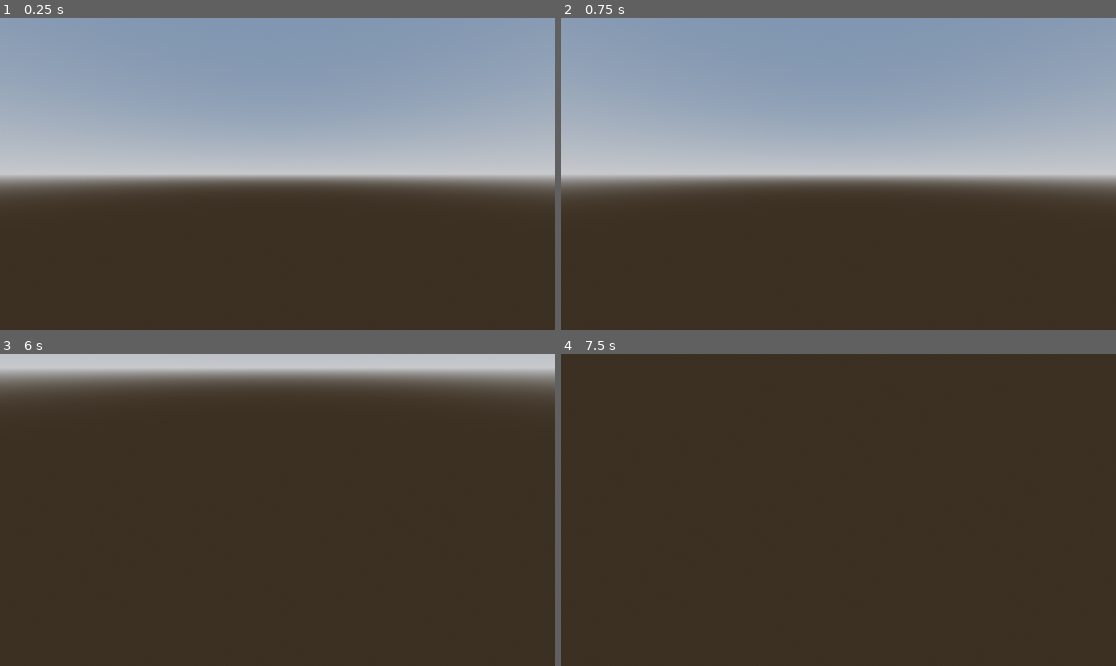
Above: before the commit, frames 1-4 (two rows, left to right).
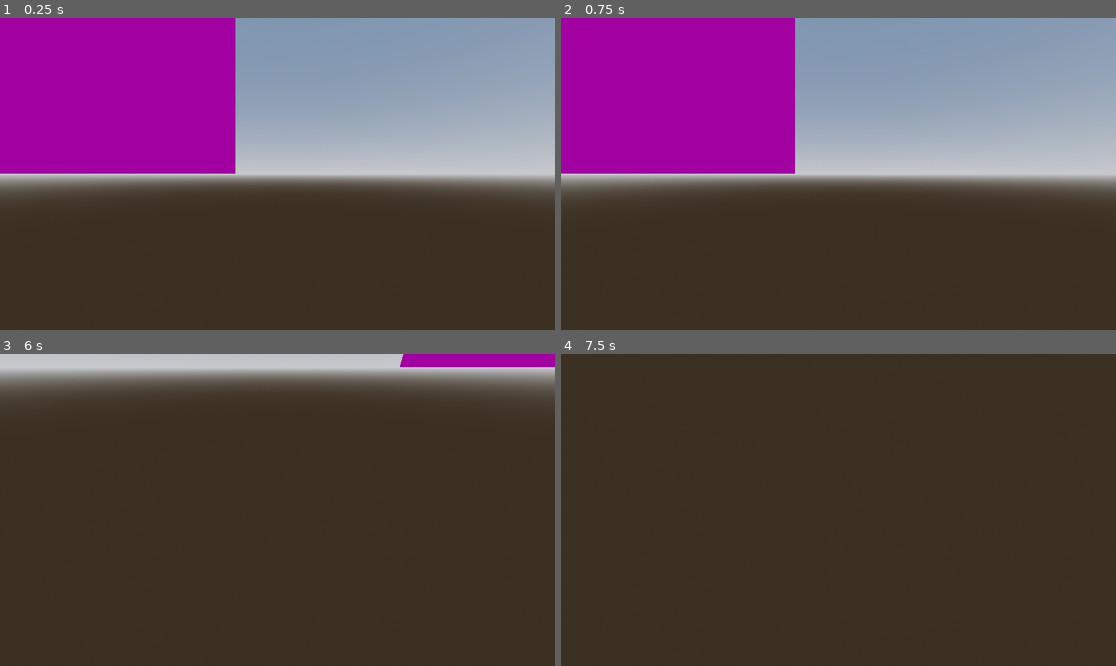
Above: after the commit, the same moments.

Repository: samhunt404/ray-marching
Game: Godot game, scene res://main.tscn
The game is run twice, just before and just after one commit, with the same random seed, the same clock (stepped at 60 frames per second) and the same inputs. The project has no main scene, so this scene is started directly.
Inputs (mouse positions are in pixels of both pictures, inside the frame that each line leads up to):
- Up to frame 1 (0.25 s): no input
- Up to frame 2 (0.75 s): tap Enter at 0.5 s; move the mouse to (960, 158) at 0.52 s; hold D (right) from 0.53 s (still down); hold Right mouse button (Hold_Control) from 0.53 s (still down)
- Up to frame 3 (6 s): tap Space at 1.25, 2.75, 4.25 s; move the mouse to (249, 510) at 1.27 s; release D (right) at 1.28 s; release Right mouse button (Hold_Control) at 1.28 s; hold W (forward) 1.28-2.03 s; right-click (249, 510) at 1.35 s; tap Enter at 2, 3.5 s; move the mouse to (333, 441) at 2.02 s; hold D (right) 2.03-2.78 s; hold Right mouse button (Hold_Control) 2.03-2.78 s; move the mouse to (271, 516) at 2.77 s; hold W (forward) 2.78-3.53 s; right-click (271, 516) at 2.85 s; move the mouse to (444, 556) at 3.52 s; hold A (left) 3.53-4.28 s; hold Right mouse button (Hold_Control) 3.53-4.28 s; move the mouse to (233, 506) at 4.27 s; hold W (forward) 4.28-5.03 s; right-click (233, 506) at 4.35 s; move the mouse to (305, 510) at 5.02 s; hold S (backward) 5.03-5.78 s; hold Right mouse button (Hold_Control) 5.03-5.78 s; move the mouse to (255, 503) at 5.77 s; hold D (right) from 5.78 s (still down); right-click (255, 503) at 5.85 s
- Up to frame 4 (7.5 s): move the mouse to (960, 494) at 6.52 s; release D (right) at 6.53 s; hold Right mouse button (Hold_Control) 6.53-7.28 s; hold W (forward) from 6.53 s (still down); move the mouse to (810, 510) at 7.27 s; right-click (810, 510) at 7.35 s

The runs differ from the first frame. In frame 1, 21% of the frame differs, in the area x 0-43%, y 0-50%; in frame 2, 21%; in frame 3, 1.2%; in frame 4, nothing differs.

Commit message:
Added 3d scalar field compatibility from 3d texture

Diff:
--- a/CameraControl.gd
+++ b/CameraControl.gd
@@ -3,6 +3,7 @@
 var controlToggle := false
 @export var sensitivity := 0.5
 @export var speed := 20.0
+
 
 func _process(delta):
 	var x := float(Input.is_action_pressed("right")) - float(Input.is_action_pressed("left"))
--- a/RayMarch.gdshader
+++ b/RayMarch.gdshader
@@ -1,10 +1,12 @@
 shader_type spatial;
+render_mode unshaded;
 
-
-uniform int stepCount = 1;
+uniform int stepCount = 100;
+uniform float tolerance = 0.001;
 uniform sampler2D debugRainbow;
 uniform sampler2D depth_texture : hint_depth_texture;
 uniform sampler2D scene_texture : hint_screen_texture;
+uniform sampler3D SceneScalarField;
 
 varying bool shown;
 varying vec3 currPos;
@@ -28,10 +30,20 @@
 	float sphereDis = sdfSphere(p,vec3(0.0,1.0,0.0),0.25);
 	float squareDis = sdfCube(p,vec3(0.0,-1.0,0.0),0.5);
 	float torusDis = sdTorus(p,vec2(0.5,0.1));
-	return min(sphereDis,min(squareDis,torusDis));
+	//this small constant is just 1/256, slightly easier to multiply vectors than devide
+	//normalzes position to uv
+	vec3 adjPos = p * 0.00390625;
+	//clipping value, 0 if outside boudns, 1 if in. prevents scene from tiling infinitely
+	float clip = float(max(max(adjPos.x,adjPos.y),adjPos.z) < 1.0 && min(min(adjPos.x,adjPos.y),adjPos.z) > 0.0);
+	float raw = texture(SceneScalarField,p * 0.00390625).x;
+	float signed = (raw - 0.5) * clip;
+	//I imagine you can scale this signed value and it just scales the litteral size of the scene, though I don't know that to be true
+
+	return signed;
+	//return min(min(sphereDis,torusDis),squareDis);
 }
 void vertex() {
-	POSITION = vec4(VERTEX,0.0);
+	//POSITION = vec4(VERTEX,0.0);
 }
 
 void fragment() {
@@ -57,10 +69,10 @@
 	{
 		float sd = sceneSDF(pixel_position);
 		overshot = sd > 10000.0; //arbitrarily large value
-		undershot = abs(sd) < 0.001; //arbitrarily small value
+		undershot = abs(sd) < tolerance; //arbitrarily small value
 		float shouldEnd = float(!(overshot || undershot)); //1 if chill, 0 if not
 
-		vec3 color = vec3(1.0);
+		vec3 color = texture(debugRainbow,vec2(trueDepth * 0.001)).xyz;
 		//weird way of doing a shader-style
 		ALBEDO = float(undershot) * (color)  + float(!undershot) * texture(scene_texture,SCREEN_UV).rgb;
 
@@ -76,17 +88,21 @@
 }
 
 void light() {
-	//disables lighting effects, but allows for control
-	SPECULAR_LIGHT = vec3(0.0);
-	vec3 lightDir = (INV_VIEW_MATRIX * vec4(LIGHT,0.0)).xyz;
-	bool hitObj = false;
-	vec3 pixelPosition = currPos;
-	for(int i=0;i<stepCount;i++)
-	{
-		float sd = sceneSDF(pixelPosition);
-		hitObj = abs(sd) < 0.0001;
-
-		pixelPosition += lightDir * sd * float(!hitObj);
-	}
-	DIFFUSE_LIGHT = vec3(float(!hitObj) * ATTENUATION);
+	DIFFUSE_LIGHT = vec3(1.0);
+	////disables lighting effects, but allows for control
+	//SPECULAR_LIGHT = vec3(0.0);
+	//vec3 lightDir = (INV_VIEW_MATRIX * vec4(LIGHT,0.0)).xyz;
+	//bool hitObj = false;
+	////slight offset to reduce artefacts, smaller values create more banding but are more accurate
+	////it seems like there's a math function which would offset it perfectly as the artefacts are predictable
+	////but I'm really bad at calculus (or trig, genuinely can't tell with this problem)
+	//vec3 pixelPosition = currPos;
+	//for(int i=0;i<stepCount;i++)
+	//{
+		//float sd = sceneSDF(pixelPosition);
+		//hitObj = abs(sd) < 0.0001;
+		//
+		//pixelPosition += lightDir * sd * float(!hitObj);
+	//}
+	//DIFFUSE_LIGHT = vec3(float(!hitObj));
 }
--- /dev/null
+++ b/SceneSD.tres
@@ -0,0 +1,15 @@
+[gd_resource type="NoiseTexture3D" load_steps=3 format=3 uid="uid://dm4vqea4an8sx"]
+
+[sub_resource type="Gradient" id="Gradient_ie86v"]
+interpolation_mode = 2
+offsets = PackedFloat32Array(0.336842, 0.7, 0.988158)
+colors = PackedColorArray(0, 0, 0, 1, 1, 1, 1, 1, 0.991238, 0.991238, 0.991238, 1)
+
+[sub_resource type="FastNoiseLite" id="FastNoiseLite_3v1c8"]
+
+[resource]
+width = 256
+height = 256
+depth = 256
+color_ramp = SubResource("Gradient_ie86v")
+noise = SubResource("FastNoiseLite_3v1c8")
--- a/main.tscn
+++ b/main.tscn
@@ -1,7 +1,8 @@
-[gd_scene load_steps=10 format=3 uid="uid://c2omgp0p3fkrs"]
+[gd_scene load_steps=11 format=3 uid="uid://c2omgp0p3fkrs"]
 
 [ext_resource type="Shader" path="res://RayMarch.gdshader" id="1_eaepd"]
 [ext_resource type="Script" path="res://CameraControl.gd" id="1_jayw3"]
+[ext_resource type="NoiseTexture3D" uid="uid://dm4vqea4an8sx" path="res://SceneSD.tres" id="2_hy4ym"]
 
 [sub_resource type="ProceduralSkyMaterial" id="ProceduralSkyMaterial_4sbdb"]
 sky_horizon_color = Color(0.64625, 0.65575, 0.67075, 1)
@@ -26,27 +27,26 @@
 [sub_resource type="ShaderMaterial" id="ShaderMaterial_ofkpr"]
 render_priority = 0
 shader = ExtResource("1_eaepd")
-shader_parameter/stepCount = 259
+shader_parameter/stepCount = 500
+shader_parameter/tolerance = 0.001
 shader_parameter/debugRainbow = SubResource("GradientTexture1D_y08wr")
+shader_parameter/SceneScalarField = ExtResource("2_hy4ym")
 
-[sub_resource type="QuadMesh" id="QuadMesh_0gxl4"]
+[sub_resource type="BoxMesh" id="BoxMesh_0ccva"]
 flip_faces = true
-size = Vector2(2, 2)
+size = Vector3(256, 256, 256)
 
 [node name="Main" type="Node3D"]
 
 [node name="WorldEnvironment" type="WorldEnvironment" parent="."]
 environment = SubResource("Environment_lhd3g")
 
+[node name="MeshInstance3D" type="MeshInstance3D" parent="."]
+transform = Transform3D(1, 0, 0, 0, 1, 0, 0, 0, 1, 128, 128, 128)
+material_override = SubResource("ShaderMaterial_ofkpr")
+mesh = SubResource("BoxMesh_0ccva")
+
 [node name="Camera3D" type="Camera3D" parent="."]
-transform = Transform3D(1, 0, 0, 0, 1, 0, 0, 0, 1, 0, 0, 4)
+transform = Transform3D(-0.979276, 0, 0.202531, 0, 1, 0, -0.202531, 0, -0.979276, 0, 0, -4.40345)
 current = true
 script = ExtResource("1_jayw3")
-
-[node name="MeshInstance3D" type="MeshInstance3D" parent="."]
-transform = Transform3D(3.76, 0, 0, 0, 3.76, 0, 0, 0, 3.76, 0, 0, -0.728038)
-material_override = SubResource("ShaderMaterial_ofkpr")
-mesh = SubResource("QuadMesh_0gxl4")
-
-[node name="OmniLight3D" type="OmniLight3D" parent="."]
-transform = Transform3D(1, 0, 0, 0, 1, 0, 0, 0, 1, -1.26278, 1.93055, -1.40327)
--- a/project.godot
+++ b/project.godot
@@ -13,6 +13,10 @@
 config/name="RayMarching"
 config/features=PackedStringArray("4.2", "Forward Plus")
 config/icon="res://icon.svg"
+
+[editor]
+
+movie_writer/movie_file="C:/Users/Sam/Documents/RayMarching/ray-marching/RecordedVideos/RayMarchTest1.avi"
 
 [input]
 
